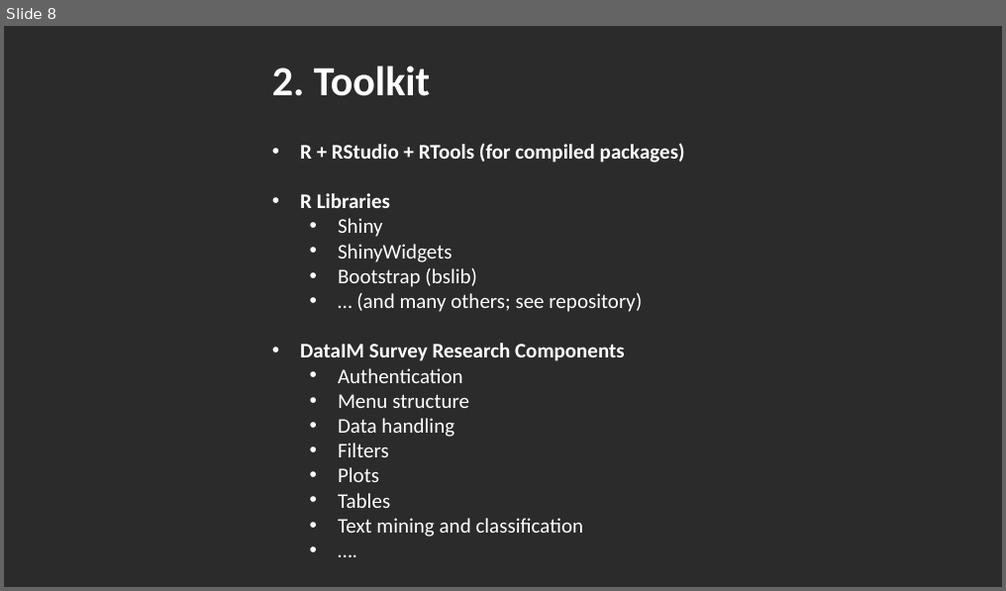
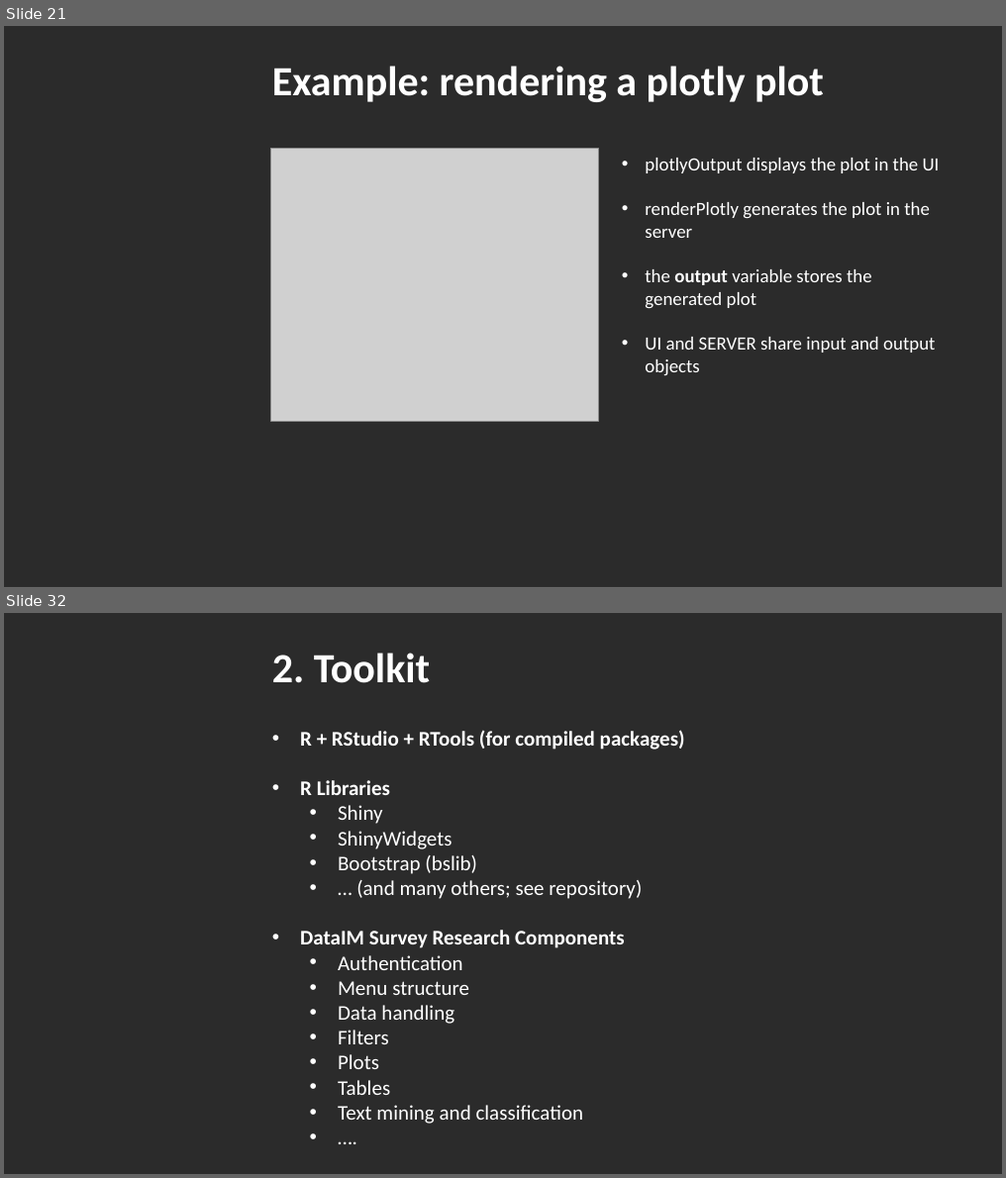
Before and after one commit to DataIMLabs/MIE2024, a slide deck: presentation/session1/MIE2024-DataIM-Masterclass-Session1.pptx. Shown one above the other, each under a label of ours: slide 8 before the commit, slides 21 and 32 after it; the slides between them are not shown. The pictures are 1006x591 and 1006x1178 pixels, drawn with LibreOffice and Linux fonts; fonts in the diff are those of the drawing; grey boxes stand for pictures; background and template pictures are left out; a plain dark background stands for a picture behind light text. Boxes give left, top, right and bottom in pixels: in the first picture for what was removed or moved away, otherwise in the second. Text is boxed around its words. In the diff, an @@ line names an element or a change of style, - is before the commit and + after.

```diff
--- a/presentation/session1/MIE2024-DataIM-Masterclass-Session1.pptx
+++ b/presentation/session1/MIE2024-DataIM-Masterclass-Session1.pptx
@@ slide 21 added at <box>4,26,1002,587</box>, background picture (left out) @@
@@ text added at <box>272,66,824,102</box>, 40 pt, text #FFFFFF, bold @@
+Example: rendering a plotly plot
@@ picture added at <box>271,149,599,421</box> @@
@@ text added at <box>645,158,940,376</box>, 18 pt, text #FFFFFF @@
+• plotlyOutput displays the plot in the UI
+• renderPlotly generates the plot in the server
+• the output variable stores the generated plot
+• UI and SERVER share input and output objects
@@ what was slide 8 is now slide 32 @@
```
Also in this commit, not shown: 9 slides changed, 20 other slides added, 2 slides removed, 6 other files.
